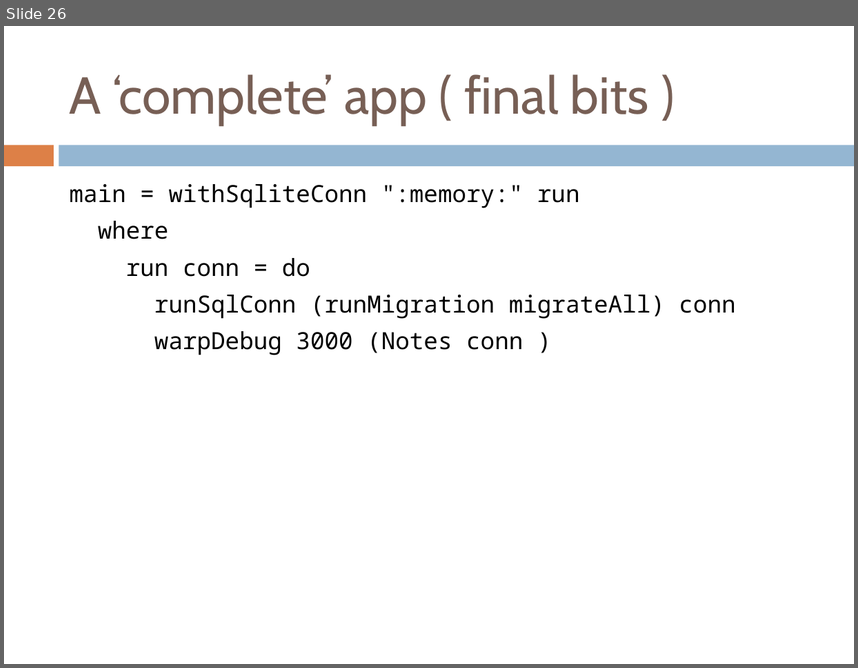
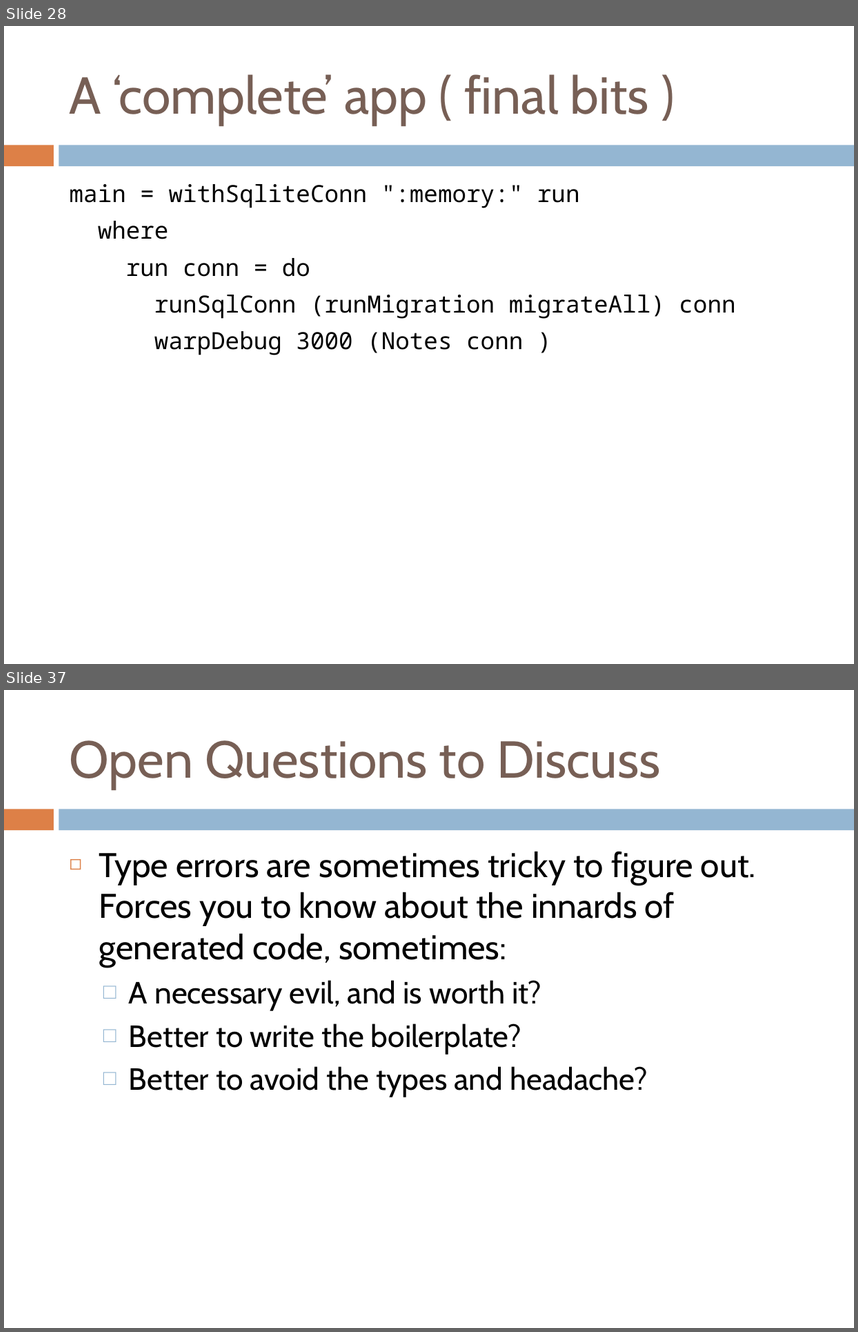
Before and after one commit to benkolera/talk-yesod, a slide deck: TypeSafeWebDevWithYesodAndHaskell.pptx. Shown one above the other, each under a label of ours: slide 26 before the commit, slides 28 and 37 after it; the slides between them are not shown. The pictures are 858x668 and 858x1332 pixels, drawn with LibreOffice and Linux fonts; fonts in the diff are those of the drawing. Boxes give left, top, right and bottom in pixels: in the first picture for what was removed or moved away, otherwise in the second. Text is boxed around its words. In the diff, an @@ line names an element or a change of style, - is before the commit and + after.

```diff
--- a/TypeSafeWebDevWithYesodAndHaskell.pptx
+++ b/TypeSafeWebDevWithYesodAndHaskell.pptx
@@ slide 37 added at [4, 690, 854, 1328], background #FFFFFF; not listed: 2 template elements that a slide beside it also shows @@
@@ title added at [70, 740, 660, 789], 44 pt, text #775F55 @@
+Open Questions to Discuss
@@ text added at [99, 851, 756, 1097], 29 pt, text #000000 @@
+◻ Type errors are sometimes tricky to figure out. Forces you to know about the innards of generated code, sometimes:
+  □ A necessary evil, and is worth it?
+  □ Better to write the boilerplate?
+  □ Better to avoid the types and headache?
@@ what was slide 26 is now slide 28 @@
```
Also in this commit, not shown: 3 slides changed, 11 other slides added, 3 other files.
